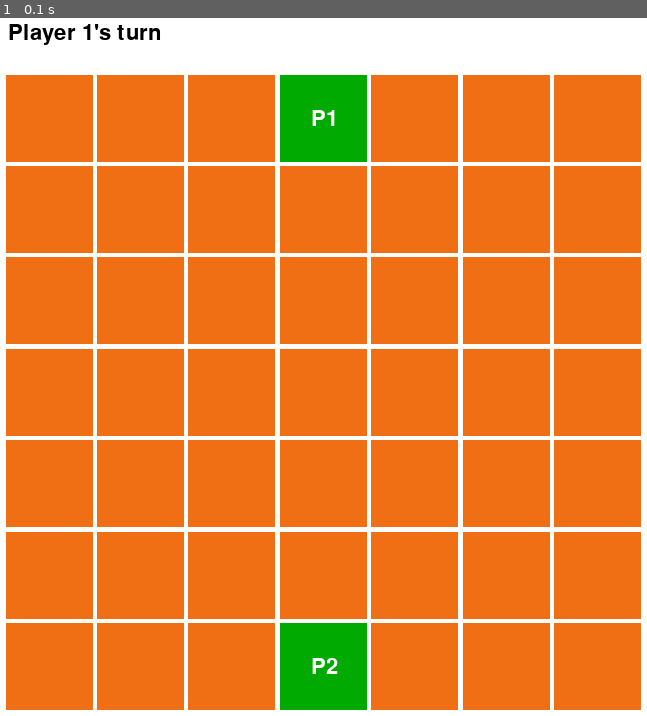
Above: before the commit, frame 1.
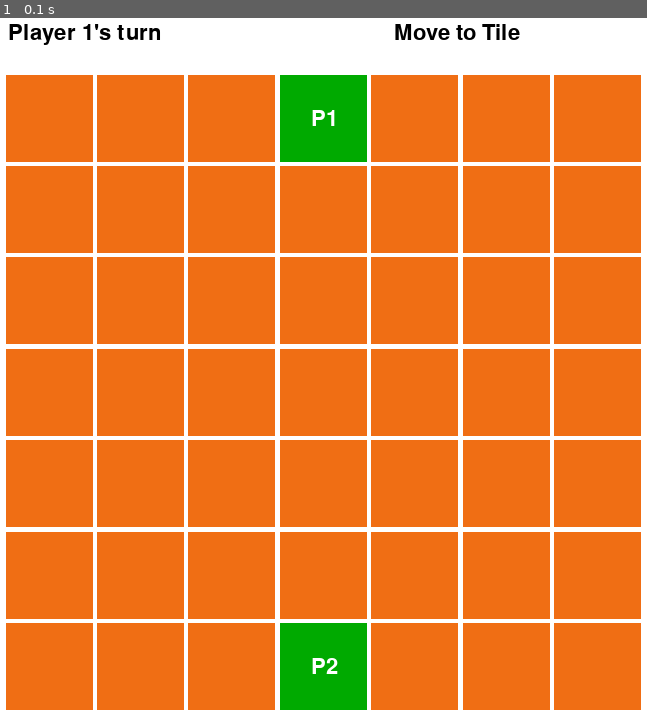
Above: after the commit, the same moment.

Repository: lash7/pygameExperiments
Game: pygame game, started from Isola/isola.py
Same seed, same stepped clock (60 frames per second), same inputs: the game is played once before the commit and once after it.
Inputs:
- Up to frame 1 (0.1 s): no input

The runs differ from the first frame. In frame 1, 0.2% of the frame differs, in the area x 61-81%, y 0-4%.

Commit message:
Added game logic and moved code to be more modular

Diff:
--- a/Isola/isola.py
+++ b/Isola/isola.py
@@ -53,15 +53,18 @@
         self.markPlayer(player)
 
 
+    """
+    Function to remove the tile in the second move of player
+    """
     def removeTile(self, x, y):
         self.grid[x][y] = -1
 
     """
     Function returns if the player move is possible
     """
-    def checkIfMoveIsPossible(x,y):
-        return self.grid[x][y] == 0 and x < n and \
-               y < n and x >= 0 and y >=0
+    def checkIfMoveIsPossible(self,x,y):
+        return self.grid[x][y] == 0 and x < self.n and \
+               y < self.n and x >= 0 and y >=0
 
 
     """
@@ -86,9 +89,13 @@
         self.x = x
         self.y = y
 
-
-
-boardTiles = {}
+        """
+    Return if the player can move to the spefied tile locations
+    """
+    def isMoveValid(self, x,y):
+        return abs(self.x - x) <= 1 and \
+            abs(self.y - y) <= 1 and \
+            not (self.x == x and self.y == y)
 
 """
 Function to generate tiles
@@ -117,18 +124,21 @@
     gameDisplay.blit(msg,msgRect)
 
 def createGame():
-    global board, player1, player2
-    board = GameBoard(7)
-    player1 = Player(1,0,3)
-    player2 = Player(2,6,3)
+    global board, player1, player2, player  , boardTiles, \
+            hasGameExited, inPlay, player1Turn, firstMove
+    board = GameBoard(N)
+    player1 = Player(1,0,N//2)
+    player2 = Player(2,N-1,N//2)
     board.markPlayer(player1)
     board.markPlayer(player2)
-
-
-hasGameExited = False
-inPlay = True
-player1Turn = True
-firstMove = True
+    player = player1
+    boardTiles = {}
+    hasGameExited = False
+    inPlay = True
+    player1Turn = True
+    firstMove = True
+
+
 
 
 createGame()
@@ -140,55 +150,98 @@
                 return (i,j)
 
 
+"""
+Function to perform the game logic:
+- If its the first turn of player
+  --  move to a valid tile
+- If its the second turn
+  -- remove a valid tile
+"""
+def performGameLogic():
+    global board, player1Turn, firstMove, player
+
+    if firstMove and player.isMoveValid(x,y):
+        board.movePlayer(player,x,y)
+        # Toggle the move after every possible move
+        firstMove = not firstMove
+    elif not firstMove:
+        board.removeTile(x,y)
+        # Toggle player if the move is the second one for current player
+        player1Turn = not player1Turn
+        firstMove = not firstMove
+        player = player1 if player1Turn else player2
+
+
+"""
+Function to check if the game has ended
+"""
+def checkGameEnd(board, player):
+    x, y = player.x, player.y
+    n = board.n
+    #  Checking for the normal cases
+    startX = 0 if x == 0   else x - 1
+    endX   = n if x == n-1 else x + 2
+    startY = 0 if y == 0   else y - 1
+    endY   = n if y == n-1 else y + 2
+
+    return not np.any(board.grid[startX : endX, startY:endY ] == 0)
+
+
+def makeDisplayChanges():
+    gameDisplay.fill(white)
+    drawGrid(board)
+    if inPlay:
+        showText("Player " + str(1 if player1Turn else 2) + "'s turn" ,black, (2*MARGIN, MARGIN/2))
+        showText("Move to Tile" if firstMove else "Remove Tile", black, (2*SIZE[0]/3, MARGIN/2))
+    pygame.display.update()
+
+
 while not hasGameExited:
 
     while inPlay:
         """ Event handling """
         for event in pygame.event.get():
+            #print(event)
             if event.type == pygame.QUIT:
                 inPlay = False
                 hasGameExited = True
-            if event.type == pygame.mouse.get_pressed():
+            if event.type == pygame.MOUSEBUTTONDOWN:
                 ## if mouse is pressed get position of cursor ##
-                pos = pygame.mouse.get_pos()
+                pos = event.pos
                 print(pos)
                 ## check if cursor is on button ##
-                x,y = getXYFromRectClicked(board, pos)
-                print((x,y))
-                board.removeTile(x,y)
-
-
-
-        """ Game mechanics """
-
+                coord = getXYFromRectClicked(board, pos)
+                if coord != None:
+                    x,y = coord
+                    print((x,y))
+                    if board.checkIfMoveIsPossible(x,y):
+                        performGameLogic()
+
+                if checkGameEnd(board, player):
+                    inPlay = False
 
 
         """ Drawing to screen """
-        gameDisplay.fill(white)
-        drawGrid(board)
-        showText("Player " + str(1 if player1Turn else 2) + "'s turn" ,black, (2*MARGIN, MARGIN/2))
+        makeDisplayChanges()
+        #clock.tick(fps)
+
+    while not inPlay and not hasGameExited:
+        showText("Player " + str(player.id) + " Lost !!" ,\
+                  black, (SIZE[0]/2, MARGIN/3))
+        showText("Press Q to Quit or R to Restart",\
+                  black,(SIZE[0]/2, 2*MARGIN/3))
         pygame.display.update()
-        #clock.tick(fps)
-
-#    while not inPlay and not GameExit:
-#        showText("You Lose !", \
-#                  white, (size[0]//2, size[1]//2))
-#        showText("Press Q to Quit or C to continue",\
-#                  black,(size[0]//3, size[1]//3))
-#        pygame.display.update()
-#        for event in pygame.event.get():
-#            if event.type == pygame.QUIT:
-#                inPlay = True
-#                GameExit = True
-#            elif event.type == pygame.KEYDOWN:
-#                if event.key == pygame.K_q:
-#                    inPlay = True
-#                    GameExit = True
-#                elif event.key == pygame.K_c:
-#                    inPlay = True
-#                    score = 0
-#                    screen.fill(orange)
-#                    pygame.display.update()
+        for event in pygame.event.get():
+            if event.type == pygame.QUIT:
+                inPlay = True
+                hasGameExited = True
+            elif event.type == pygame.KEYDOWN:
+                if event.key == pygame.K_q:
+                    inPlay = True
+                    hasGameExited = True
+                elif event.key == pygame.K_r:
+                    createGame()
+                    makeDisplayChanges()
 
 pygame.quit()
 
